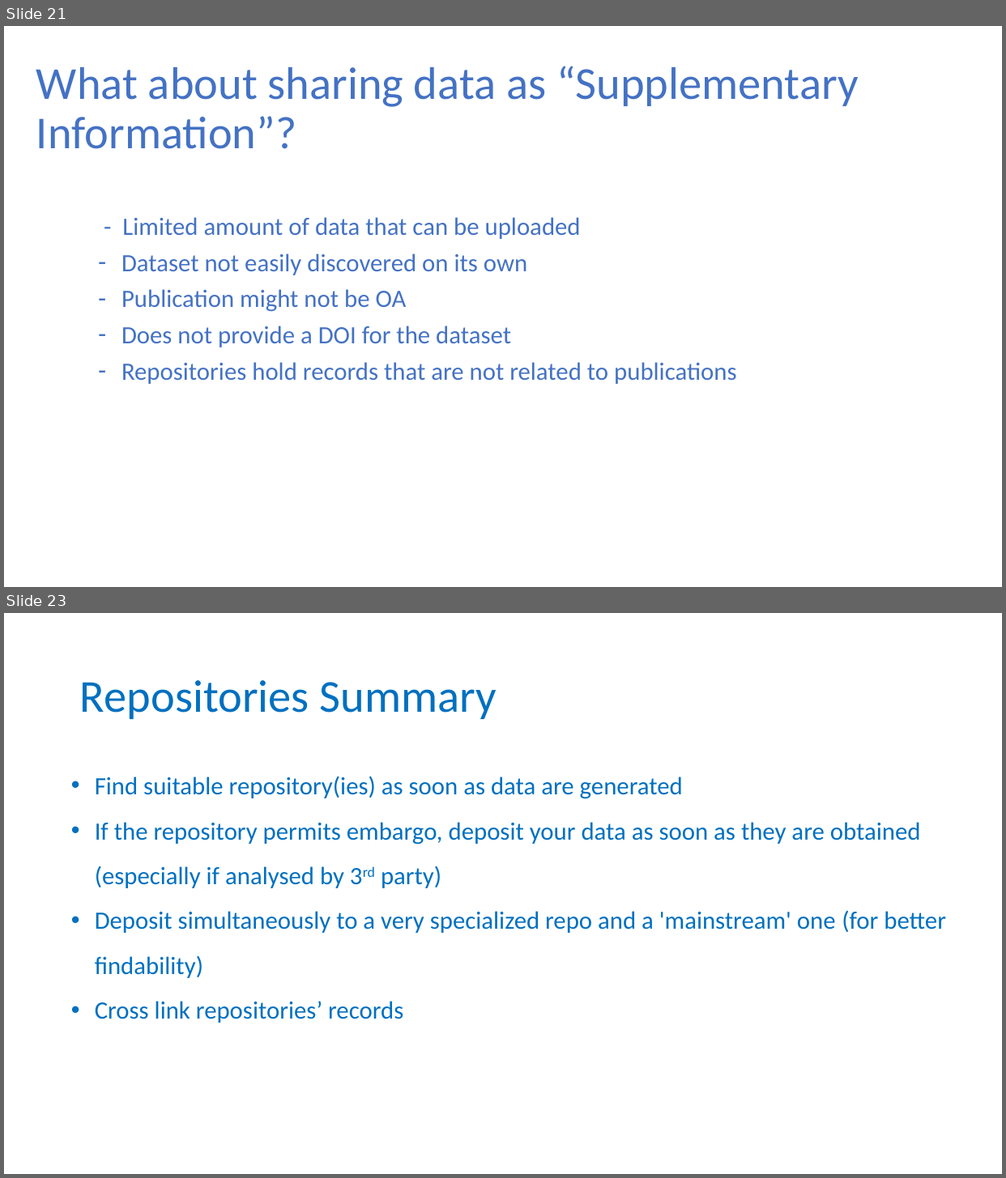
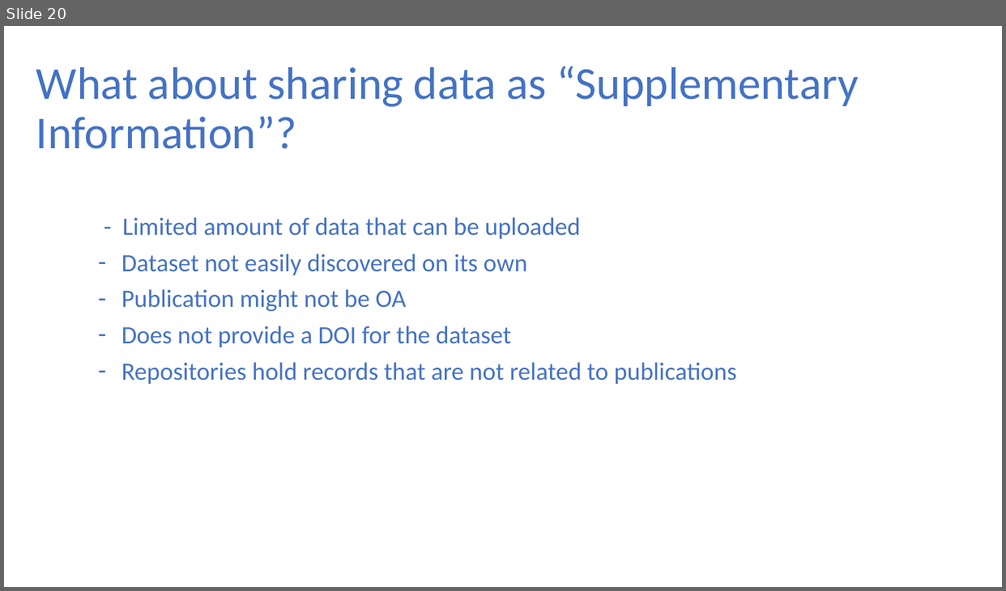
Before and after one commit to tzielins/private-fair-for-busy-biologists, a slide deck: instructors/06-Repositories_v3.1.pptx. Shown one above the other, each under a label of ours: slides 21 and 23 before the commit, slide 20 after it; the slides between them are not shown. The pictures are 1006x1178 and 1006x591 pixels, drawn with LibreOffice and Linux fonts; fonts in the diff are those of the drawing; background and template pictures are left out. Boxes give left, top, right and bottom in pixels: in the first picture for what was removed or moved away, otherwise in the second. Text is boxed around its words. In the diff, an @@ line names an element or a change of style, - is before the commit and + after.

```diff
--- a/instructors/06-Repositories_v3.1.pptx
+++ b/instructors/06-Repositories_v3.1.pptx
@@ slide 23 removed at box(4, 613, 1002, 1174), background #FFFFFF @@
@@ title removed at box(80, 680, 496, 719) @@
-Repositories Summary
@@ text removed at box(95, 776, 946, 1023) @@
-• Find suitable repository(ies) as soon as data are generated
-• If the repository permits embargo, deposit your data as soon as they are obtained
-  (especially if analysed by 3rd party)
-• Deposit simultaneously to a very specialized repo and a 'mainstream' one (for better findability)
-• Cross link repositories’ records
@@ what was slide 21 is now slide 20 @@
```
Also in this commit, not shown: 3 slides changed, 1 other slide removed, 3 other files.
